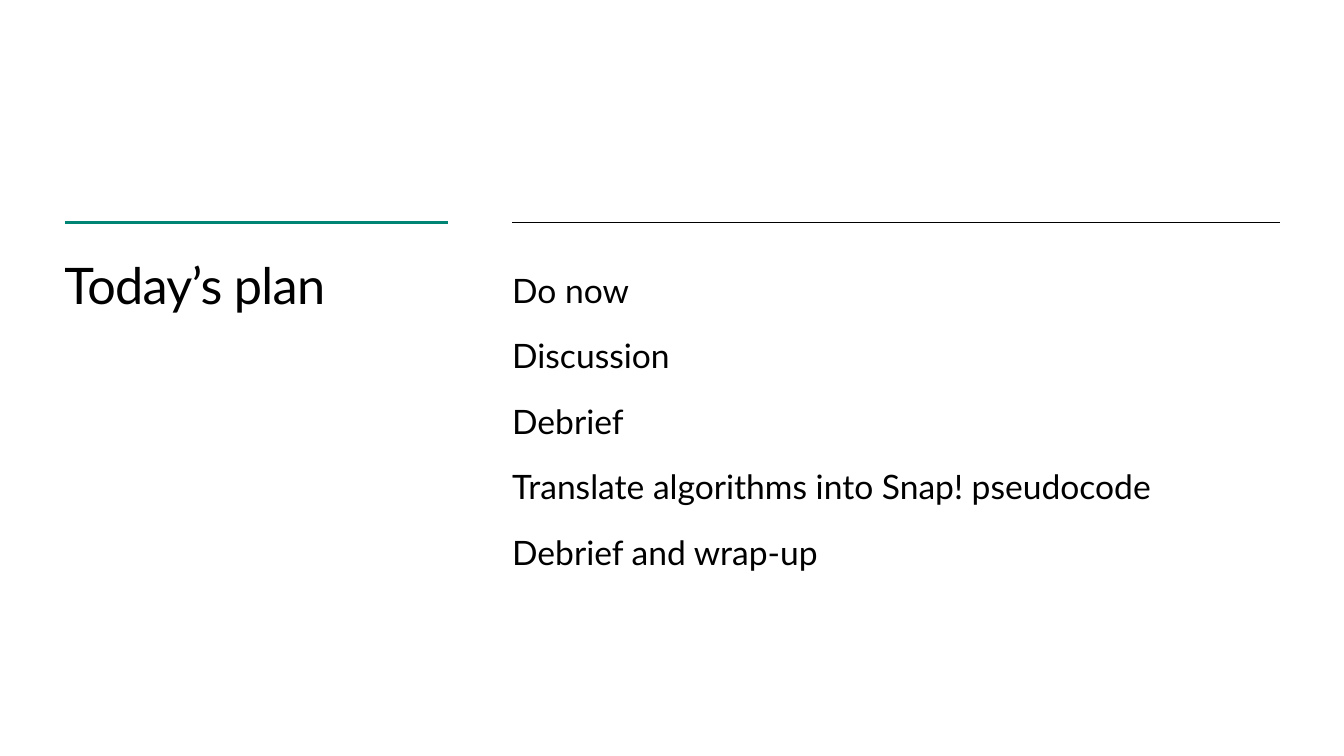
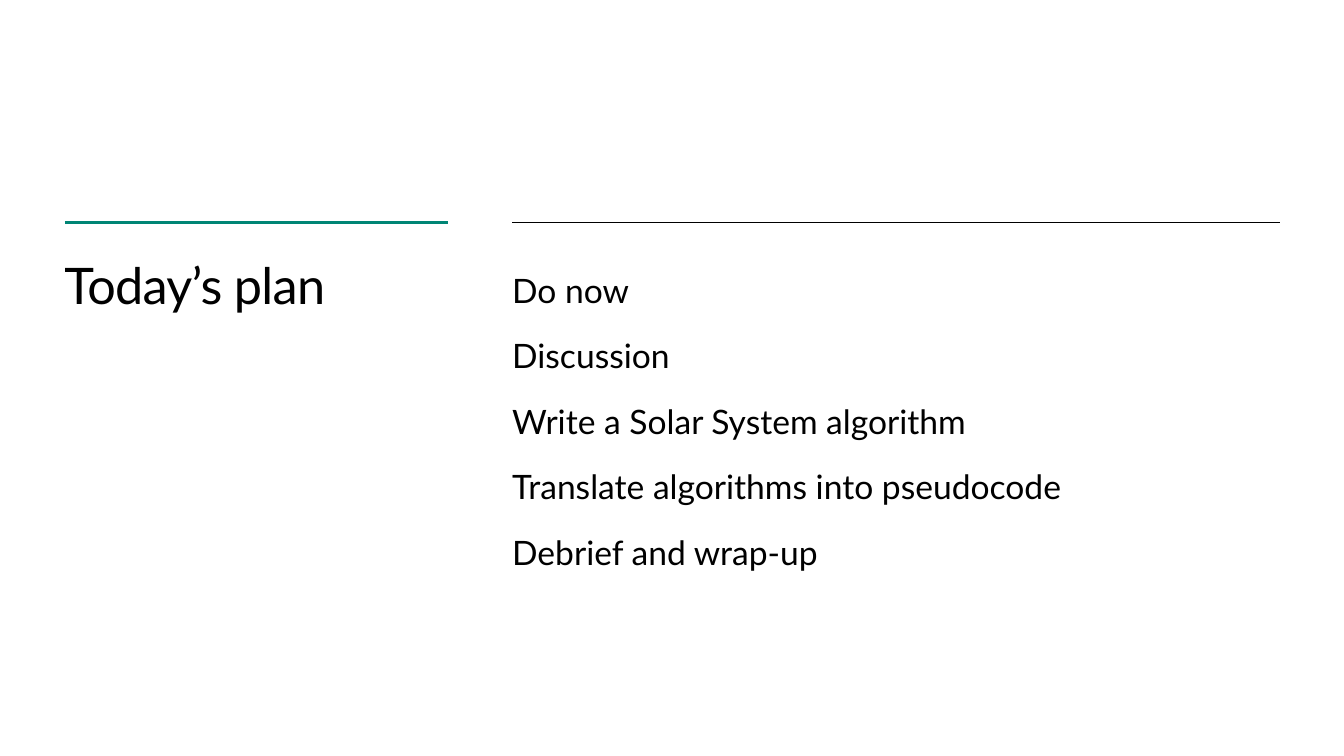
Before and after one commit to TEALSK12/introduction-to-computer-science, a slide deck: slide 3 of docs/slidedecks/TEALS SNAP 4.1.pptx. Drawn at 1344x756 pixels with LibreOffice and Linux fonts; fonts in the diff are those of the drawing; background and template pictures are left out. Boxes give left, top, right and bottom in pixels: in the first picture for what was removed or moved away, otherwise in the second. Text is boxed around its words. In the diff, an @@ line names an element or a change of style, - is before the commit and + after.

```diff
--- a/docs/slidedecks/TEALS SNAP 4.1.pptx
+++ b/docs/slidedecks/TEALS SNAP 4.1.pptx
@@ text at (512,409,1061,505): text changed @@
-Debrief
-Translate algorithms into Snap! pseudocode
+Write a Solar System algorithm
+Translate algorithms into pseudocode
```
Also in this commit, not shown: 3 other slides changed, 25 other files.
